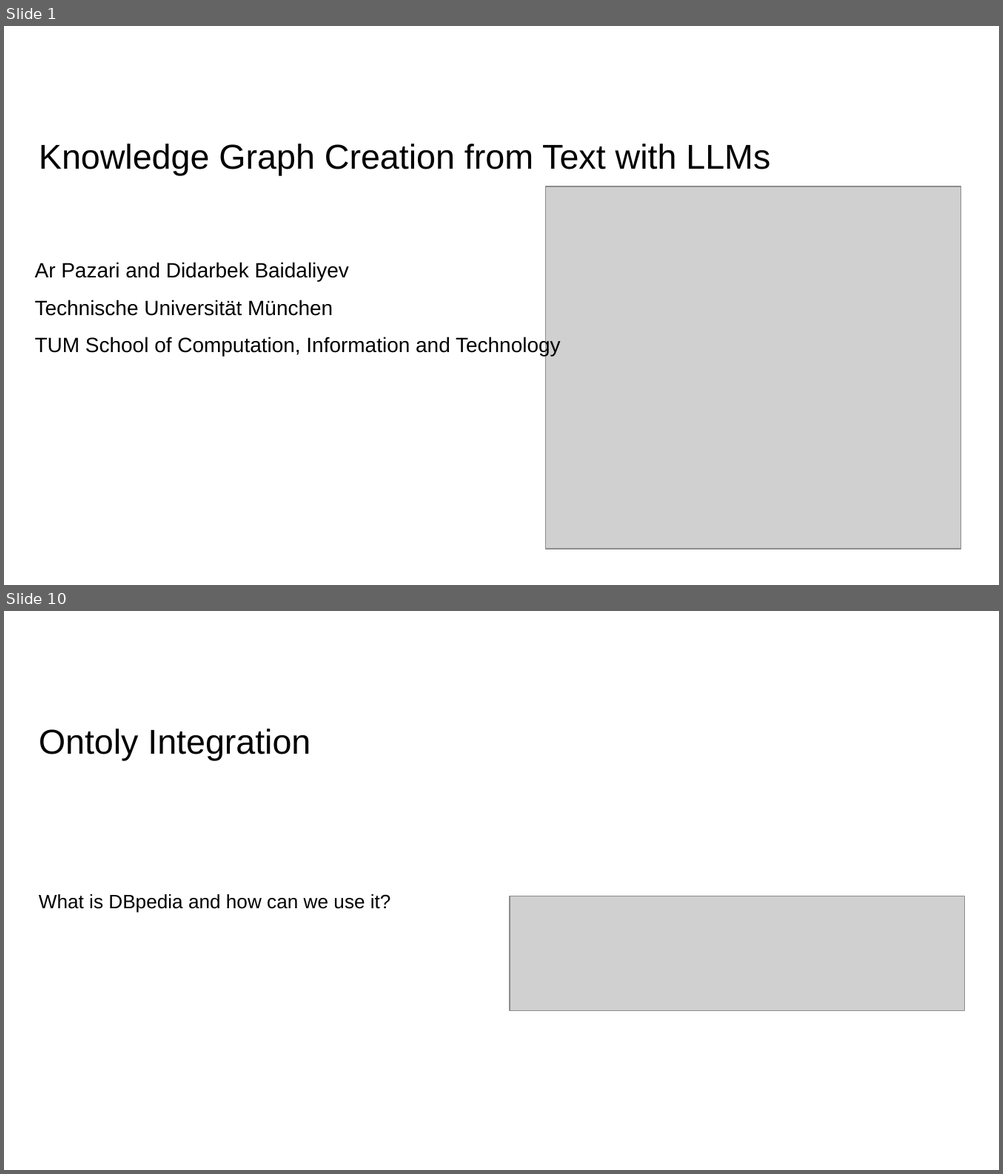
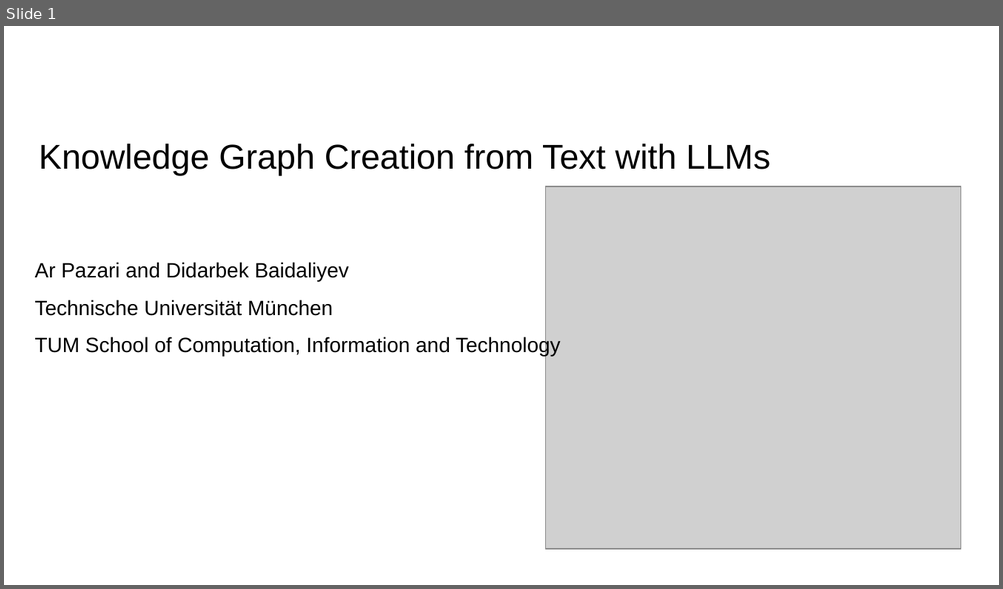
Before and after one commit to abraxas-dev/Knowledge-Graph-Creation-from-Text-with-LLMs, a slide deck: Mini-Project Presentation/mini-presentation.pptx. Shown one above the other, each under a label of ours: slides 1 and 10 before the commit, slide 1 after it; the slides between them are not shown. The pictures are 1003x1174 and 1003x589 pixels, drawn with LibreOffice and Linux fonts; fonts in the diff are those of the drawing; grey boxes stand for pictures; background and template pictures are left out. Boxes give left, top, right and bottom in pixels: in the first picture for what was removed or moved away, otherwise in the second. Text is boxed around its words. In the diff, an @@ line names an element or a change of style, - is before the commit and + after.

```diff
--- a/Mini-Project Presentation/mini-presentation.pptx
+++ b/Mini-Project Presentation/mini-presentation.pptx
@@ slide 10 removed at (4,611,999,1170), background #FFFFFF @@
@@ title removed at (39,729,310,760) @@
-Ontoly Integration
@@ text removed at (39,894,391,913) @@
-What is DBpedia and how can we use it?
@@ picture removed at (509,897,964,1011) @@
```
Also in this commit, not shown: 9 slides changed, 1 slide added, 2 other slides removed.
